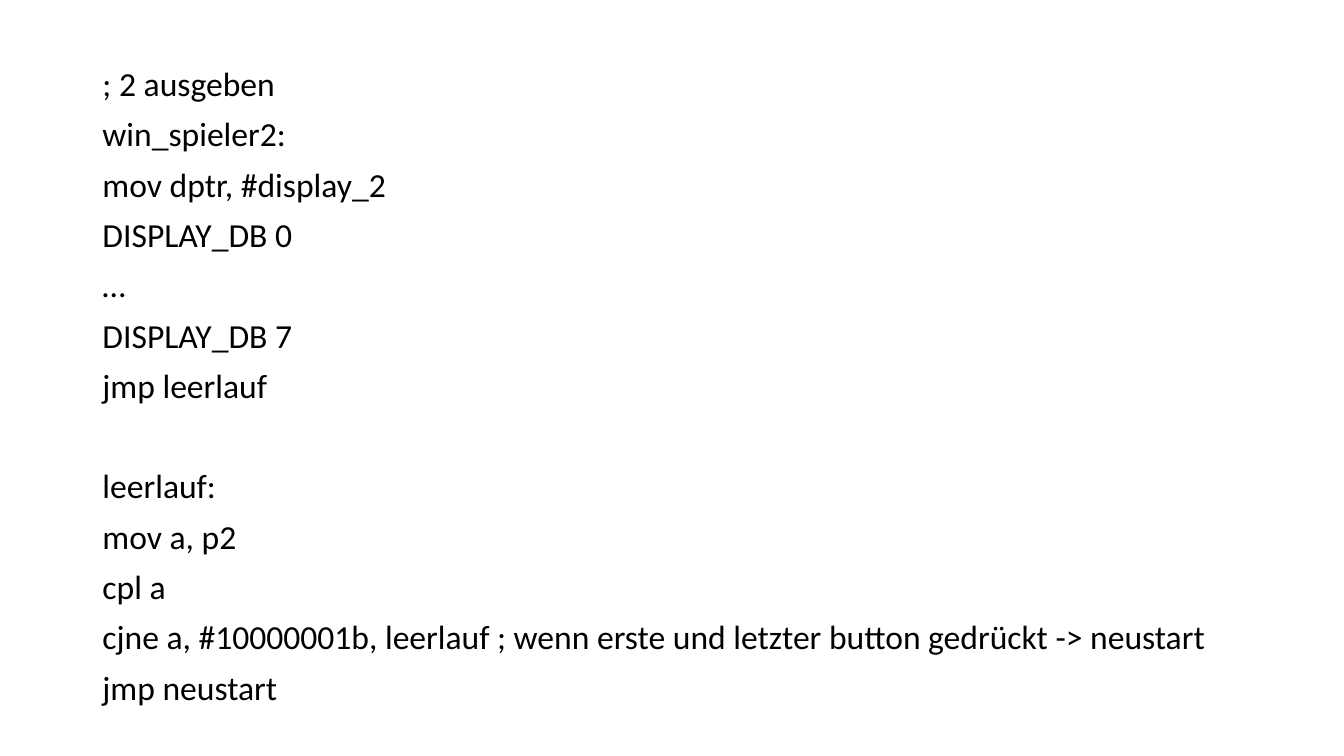
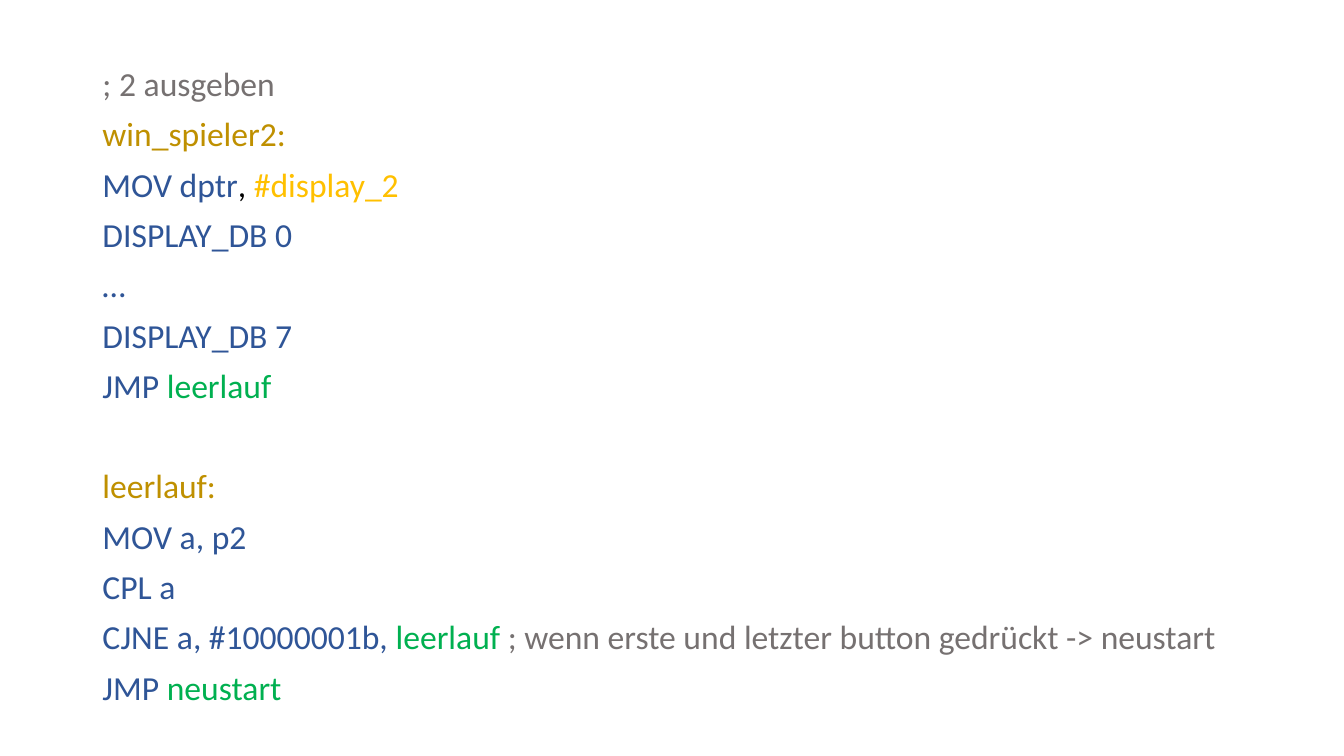
Before and after one commit to riesinger/8051-gewinnt, a slide deck: slide 11 of VierGewinnt.pptx. Drawn at 1344x756 pixels with LibreOffice and Linux fonts; fonts in the diff are those of the drawing. Boxes give left, top, right and bottom in pixels: in the first picture for what was removed or moved away, otherwise in the second. Text is boxed around its words. In the diff, an @@ line names an element or a change of style, - is before the commit and + after.

```diff
--- a/VierGewinnt.pptx
+++ b/VierGewinnt.pptx
@@ text at box(102, 72, 292, 499): text colour #000000 to #767171 in "; 2 ausgeben"; text colour #000000 to #BF9000 in "win_spieler2:", "leerlauf:"; text colour #000000 to #2F5597 in "DISPLAY_DB 0", "…", "DISPLAY_DB 7" @@
@@ text at box(102, 173, 399, 203): text changed; text colour #000000 to #FFC000 @@
-mov dptr, #display_2
+MOV dptr, #display_2
@@ text at box(102, 374, 272, 399): text changed; text colour #000000 to #00B050 @@
-jmp leerlauf
+JMP leerlauf
@@ text at box(102, 527, 1216, 701): text changed; text colour #000000 to #767171 @@
-mov a, p2
-cpl a
-cjne a, #10000001b, leerlauf ; wenn erste und letzter button gedrückt -> neustart
-jmp neustart
+MOV a, p2
+CPL a
+CJNE a, #10000001b, leerlauf ; wenn erste und letzter button gedrückt -> neustart
+JMP neustart
```
Also in this commit, not shown: 7 other slides changed, 1 other file.
